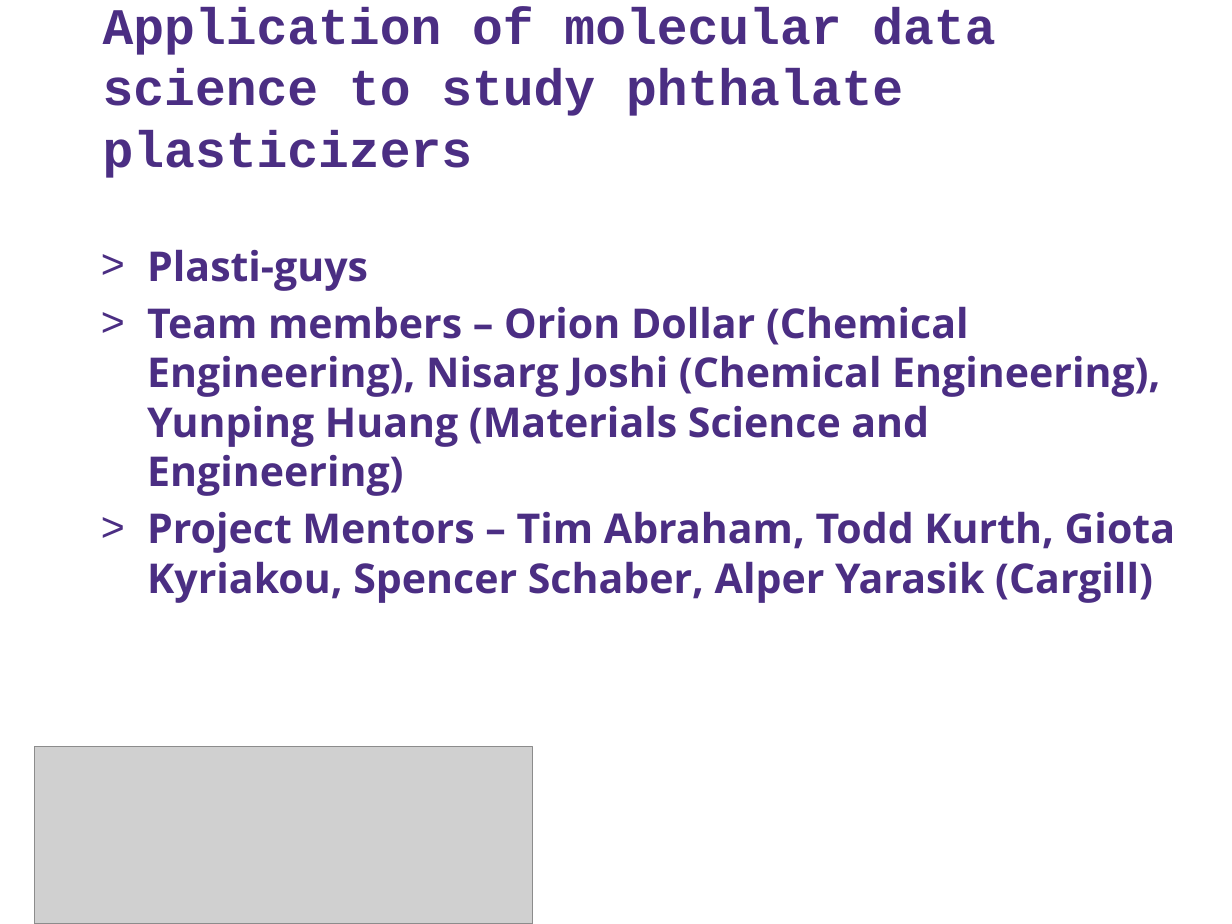
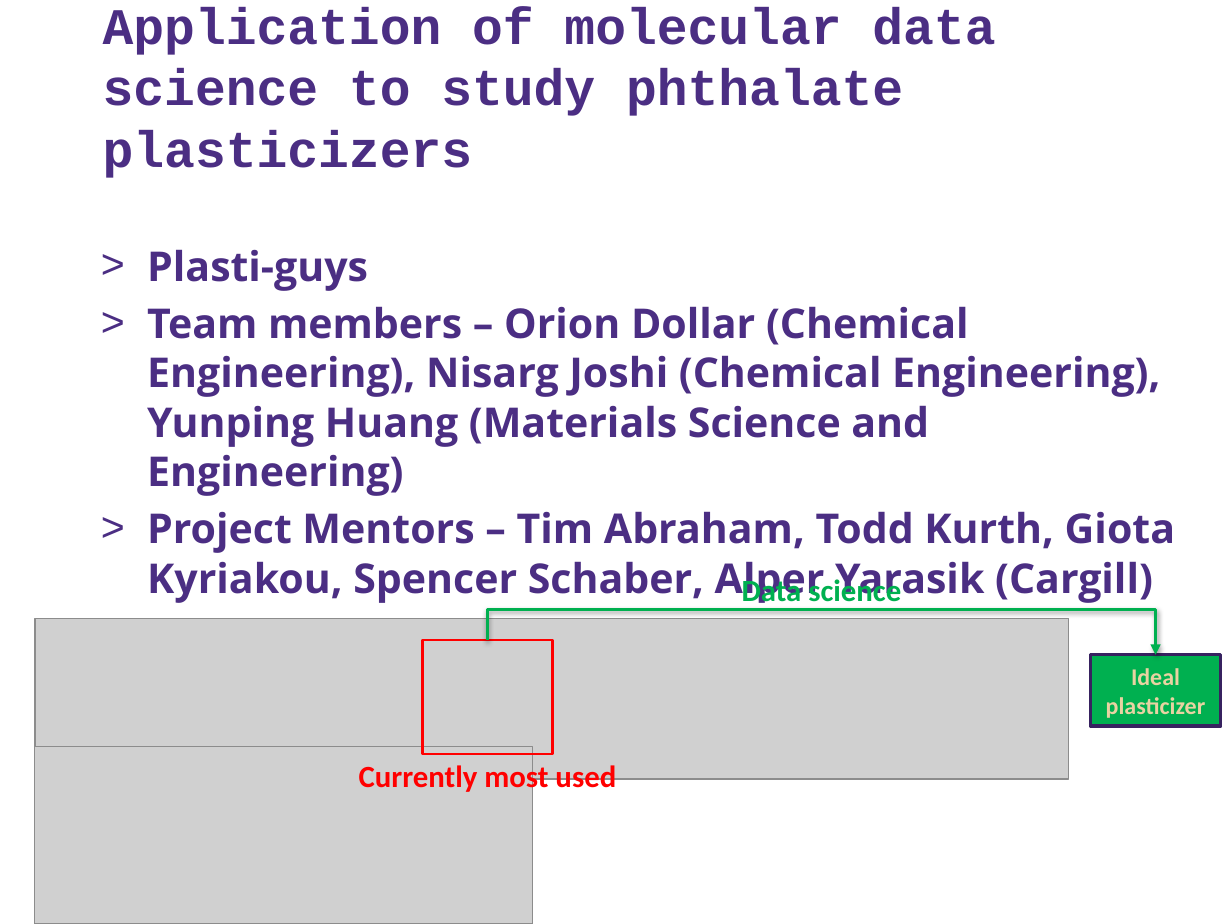
Before and after one commit to nisargjoshi10/direct_capstone, a slide deck: slide 1 of docs/showcase_materials/plastic-guys_1 min pitch slide.pptx. Drawn at 1232x924 pixels with LibreOffice and Linux fonts; fonts in the diff are those of the drawing; grey boxes stand for pictures; background and template pictures are left out. Boxes give left, top, right and bottom in pixels: in the first picture for what was removed or moved away, otherwise in the second. Text is boxed around its words. In the diff, an @@ line names an element or a change of style, - is before the commit and + after.

Commit message:
showcase

```diff
--- a/docs/showcase_materials/plastic-guys_1 min pitch slide.pptx
+++ b/docs/showcase_materials/plastic-guys_1 min pitch slide.pptx
@@ text added at [742,575,901,609], 18 pt, text #00B050, bold @@
+Data science
@@ picture added at [34,618,1068,779] @@
@@ elbow arrow added from (488, 641) to (1156, 654), #00B050 2 pt @@
@@ rectangle added at [423,641,553,754], outline #FF0000 1.5 pt @@
@@ rectangle added at [1090,654,1221,726], fill #00B050, outline #372261 2 pt, 14 pt, text #E8D3A2, bold @@
+Ideal plasticizer
@@ text added at [359,762,616,796], 18 pt, text #FF0000, bold @@
+Currently most used
```
